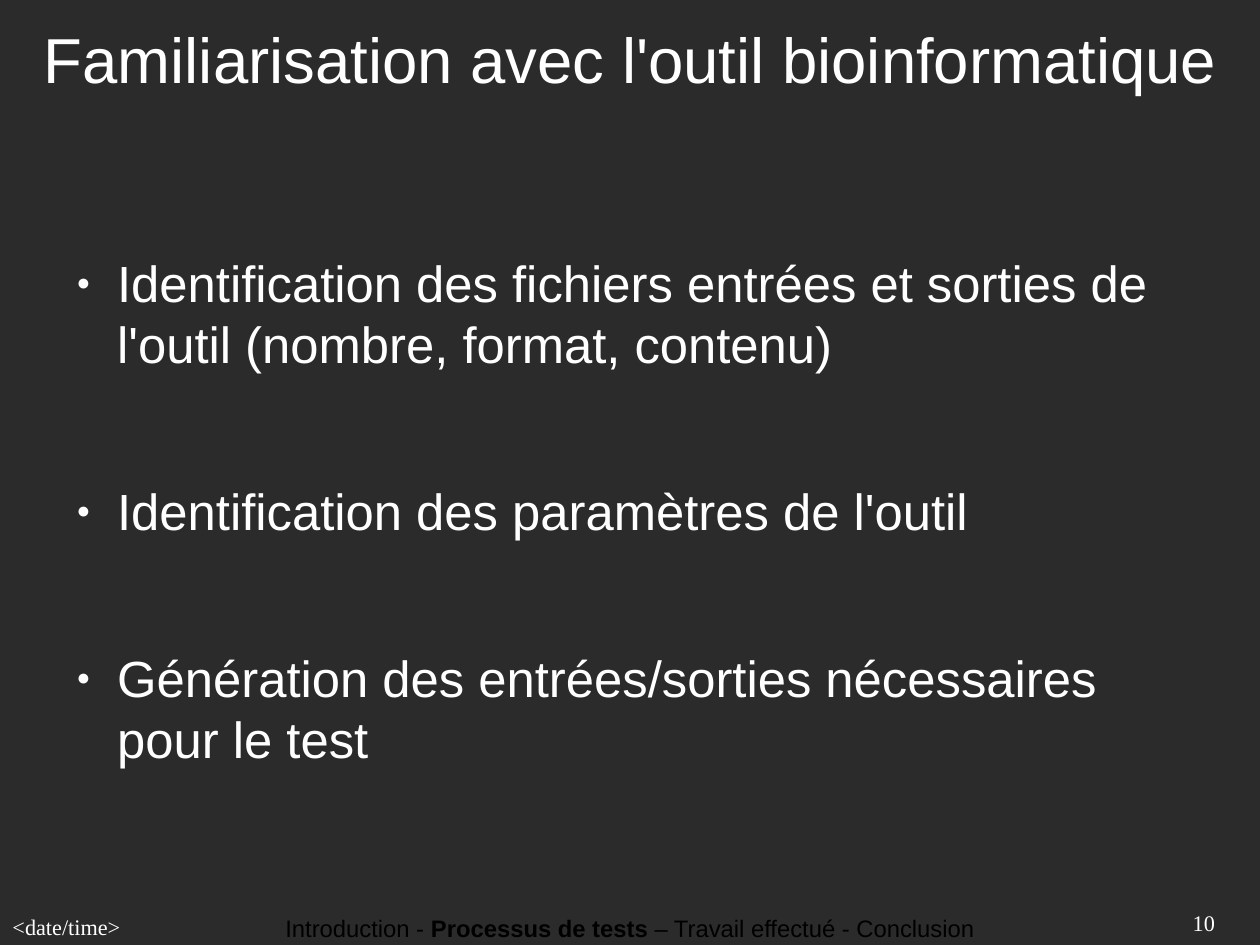
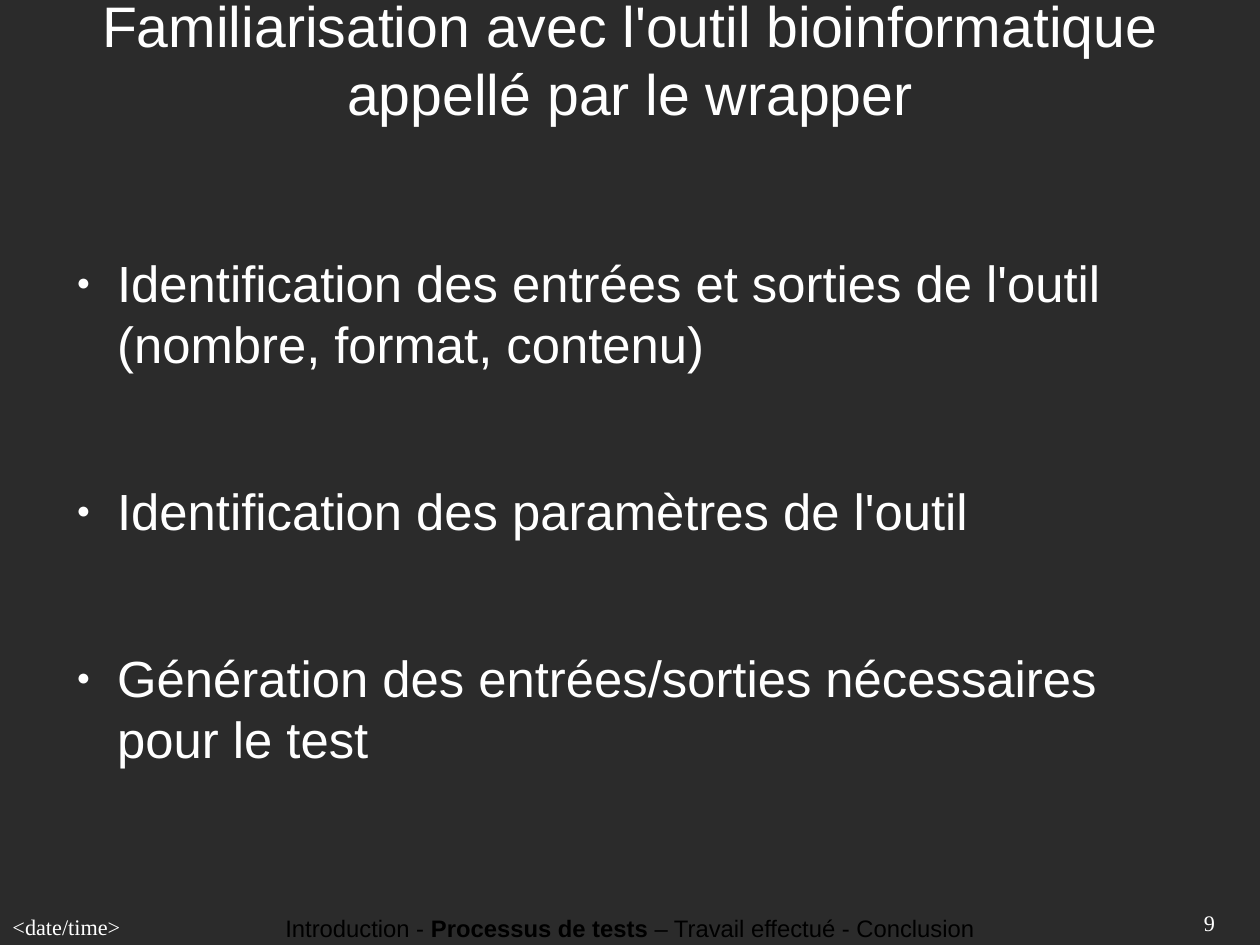
Before and after one commit to theymard1/Internship_report, a slide deck: slide 9 of presentation_6_juin/Diaporama_presentation_6_juin.odp (slide 10 before the commit). Drawn at 1260x945 pixels with LibreOffice and Linux fonts; fonts in the diff are those of the drawing; background and template pictures are left out; a plain dark background stands for a picture behind light text. Boxes give left, top, right and bottom in pixels: in the first picture for what was removed or moved away, otherwise in the second. Text is boxed around its words. In the diff, an @@ line names an element or a change of style, - is before the commit and + after.

Commit message:
création fichier première partie

```diff
--- a/presentation_6_juin/Diaporama_presentation_6_juin.odp
+++ b/presentation_6_juin/Diaporama_presentation_6_juin.odp
@@ title at bbox=[102, 5, 1158, 126]: text changed; size 40 to 36 pt @@
-Familiarisation avec l'outil bioinformatique
+Familiarisation avec l'outil bioinformatique
+appellé par le wrapper
@@ text at bbox=[117, 264, 1100, 374]: text changed @@
-● Identification des fichiers entrées et sorties de l'outil (nombre, format, contenu)
+● Identification des entrées et sorties de l'outil (nombre, format, contenu)
@@ page number at bbox=[1204, 916, 1215, 931]: text changed @@
-10
+9
```
Also in this commit, not shown: 15 other slides changed, 7 slides added, 10 slides removed, 9 other files.
